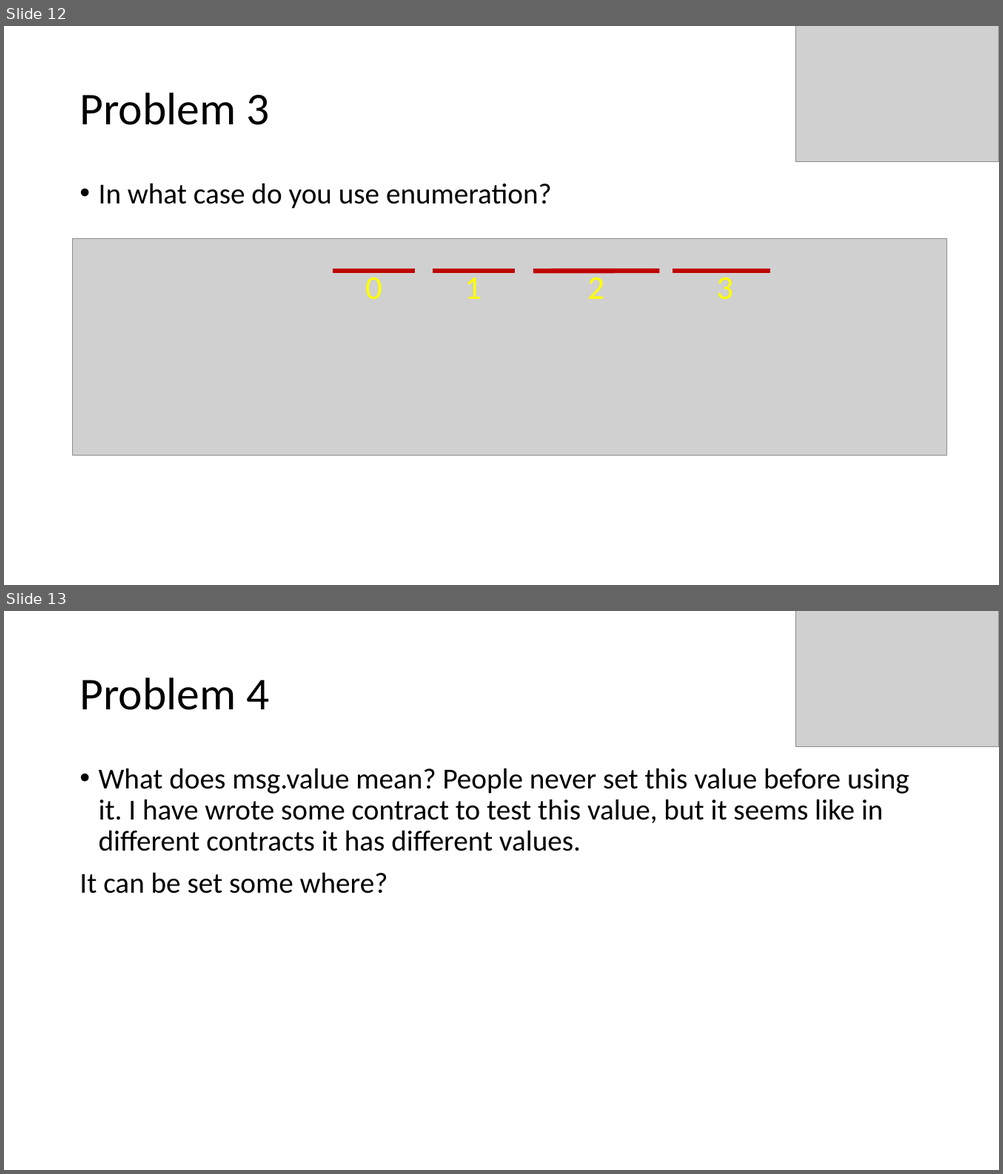
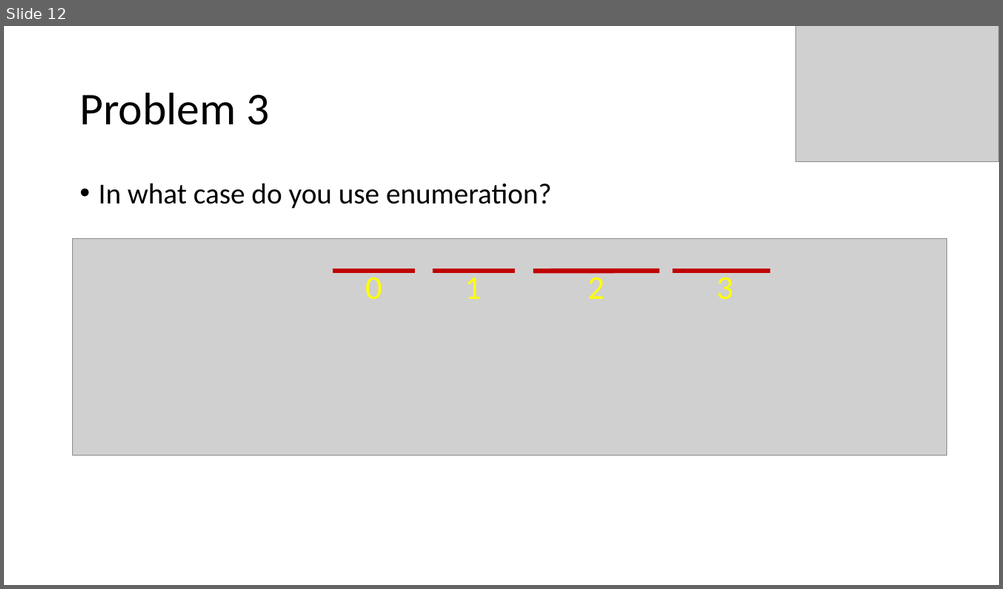
Before and after one commit to ryu9827/bootcamp-slices, a slide deck: Presentation-Bruce.pptx. Shown one above the other, each under a label of ours: slides 12 and 13 before the commit, slide 12 after it. The pictures are 1003x1174 and 1003x589 pixels, drawn with LibreOffice and Linux fonts; fonts in the diff are those of the drawing; grey boxes stand for pictures. Boxes give left, top, right and bottom in pixels: in the first picture for what was removed or moved away, otherwise in the second. Text is boxed around its words. In the diff, an @@ line names an element or a change of style, - is before the commit and + after.

```diff
--- a/Presentation-Bruce.pptx
+++ b/Presentation-Bruce.pptx
@@ slide 13 removed at (4, 611, 999, 1170), background #FFFFFF @@
@@ picture removed at (796, 611, 999, 747) @@
@@ title removed at (79, 678, 269, 710) @@
-Problem 4
@@ text removed at (79, 768, 909, 894) @@
-• What does msg.value mean? People never set this value before using it. I have wrote some contract to test this value, but it seems like in different contracts it has different values.
-It can be set some where?
```
Also in this commit, not shown: 4 slides changed, 1 slide added, 1 other slide removed.
